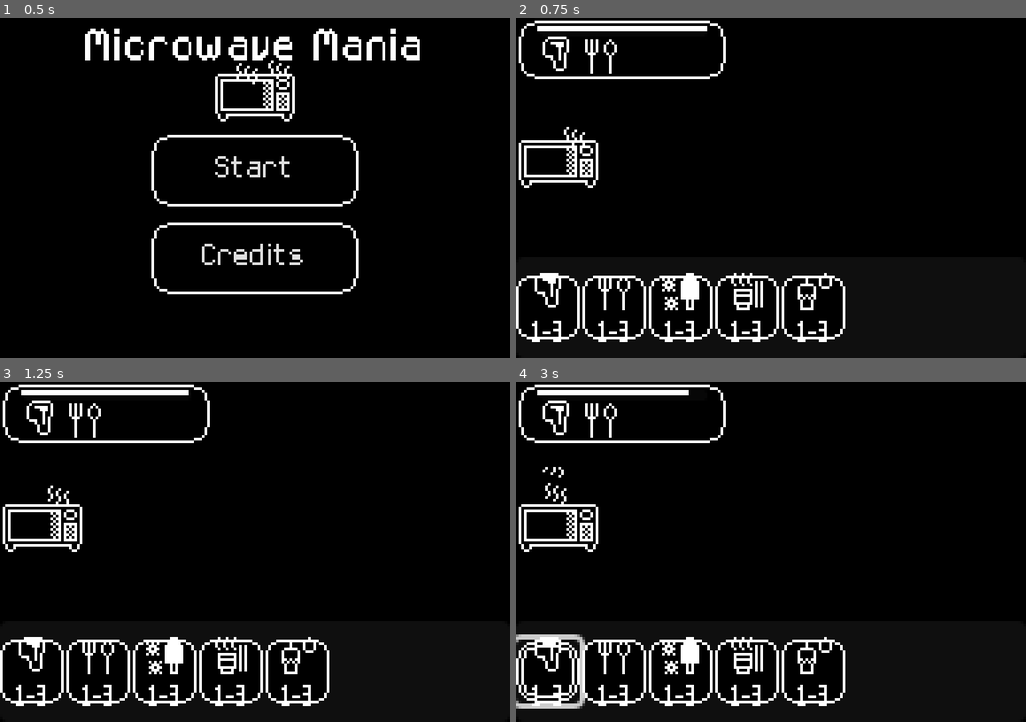
Above: before the commit, frames 1-4 (two rows, left to right).
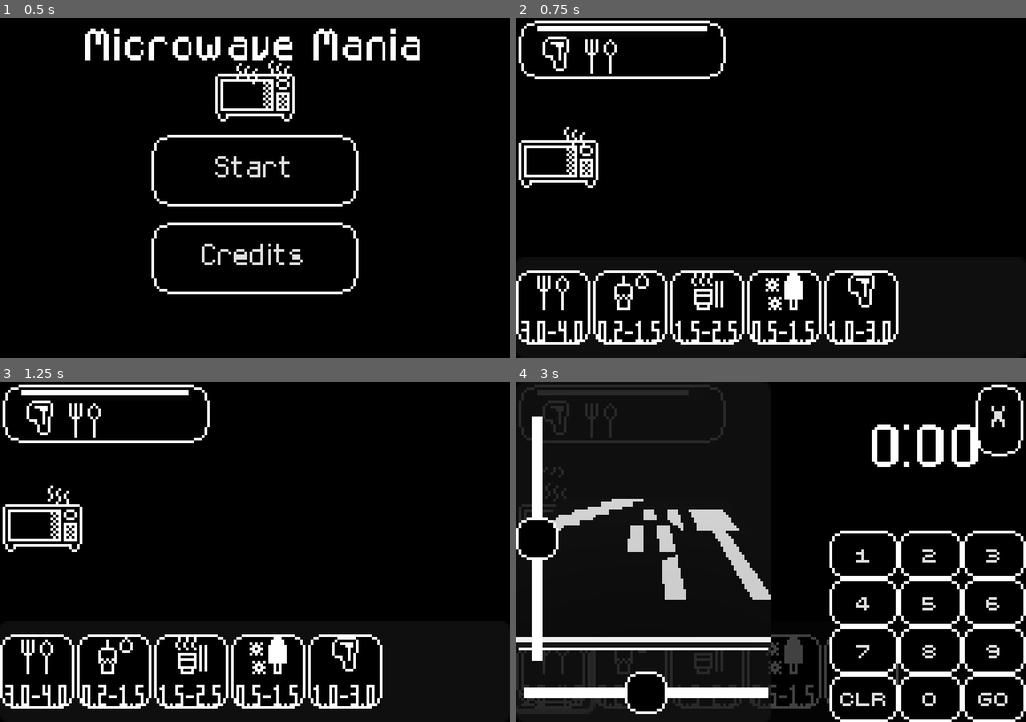
Above: after the commit, the same moments.

Repository: SpntKbrg/microwave-game
Game: Godot game, scene res://scenes/release/main_menu.tscn
The game is run twice, just before and just after one commit, with the same random seed, the same clock (stepped at 60 frames per second) and the same inputs.
Inputs (mouse positions are in pixels of both pictures, inside the frame that each line leads up to; where the layout moved, square brackets give the same spot in the first picture):
- Up to frame 1 (0.5 s): no input
- Up to frame 2 (0.75 s): click "Start" at 0.5 s
- Up to frame 3 (1.25 s): no input
- Up to frame 4 (3 s): click (623, 412) at 1.25 s; click (556, 511) at 2 s; click (551, 671) [546, 671] at 2.75 s

Frame 1 is identical in both runs. In frame 2, 6.1% of the frame differs, in the area x 0-75%, y 74-97%; in frame 3, 6.1%; in frame 4, 18%, in the area x 0-100%, y 0-100%.

Commit message:
connect item shelf with microwave modal

Diff:
--- /dev/null
+++ b/data/item_resources/foodbox.tres
@@ -0,0 +1,14 @@
+[gd_resource type="Resource" script_class="ItemResource" load_steps=4 format=3 uid="uid://bpyc3q1ouoyrj"]
+
+[ext_resource type="Texture2D" uid="uid://dod13b7pm1udo" path="res://assets/sprites/release/icons/foodbox.png" id="1_75eub"]
+[ext_resource type="PackedScene" uid="uid://bdljjh70tud5t" path="res://scenes/items/item_models/foodbox.tscn" id="1_ghrqw"]
+[ext_resource type="Script" uid="uid://bxh2n1v4fly8q" path="res://scripts/game/items/item_resource.gd" id="2_75eub"]
+
+[resource]
+script = ExtResource("2_75eub")
+item_type = 1
+model = ExtResource("1_ghrqw")
+icon = ExtResource("1_75eub")
+timer_min_second = 180
+timer_max_second = 240
+metadata/_custom_type_script = "uid://bxh2n1v4fly8q"
--- /dev/null
+++ b/data/item_resources/mug.tres
@@ -0,0 +1,14 @@
+[gd_resource type="Resource" script_class="ItemResource" load_steps=4 format=3 uid="uid://cmc4gda6a680w"]
+
+[ext_resource type="PackedScene" uid="uid://2v6lnu1yie2j" path="res://scenes/items/item_models/mug.tscn" id="1_6v5ip"]
+[ext_resource type="Texture2D" uid="uid://pi8xwiex7si8" path="res://assets/sprites/release/icons/mug.png" id="1_w1f14"]
+[ext_resource type="Script" uid="uid://bxh2n1v4fly8q" path="res://scripts/game/items/item_resource.gd" id="2_w1f14"]
+
+[resource]
+script = ExtResource("2_w1f14")
+item_type = 4
+model = ExtResource("1_6v5ip")
+icon = ExtResource("1_w1f14")
+timer_min_second = 15
+timer_max_second = 90
+metadata/_custom_type_script = "uid://bxh2n1v4fly8q"
--- /dev/null
+++ b/data/item_resources/noodle.tres
@@ -0,0 +1,14 @@
+[gd_resource type="Resource" script_class="ItemResource" load_steps=4 format=3 uid="uid://csb0enp3mhm8a"]
+
+[ext_resource type="Texture2D" uid="uid://crbyc55xh3m8" path="res://assets/sprites/release/icons/noodlecup.png" id="1_87h77"]
+[ext_resource type="PackedScene" uid="uid://2v6lnu1yie2j" path="res://scenes/items/item_models/mug.tscn" id="1_fnarm"]
+[ext_resource type="Script" uid="uid://bxh2n1v4fly8q" path="res://scripts/game/items/item_resource.gd" id="2_87h77"]
+
+[resource]
+script = ExtResource("2_87h77")
+item_type = 3
+model = ExtResource("1_fnarm")
+icon = ExtResource("1_87h77")
+timer_min_second = 90
+timer_max_second = 150
+metadata/_custom_type_script = "uid://bxh2n1v4fly8q"
--- /dev/null
+++ b/data/item_resources/popsicle.tres
@@ -0,0 +1,14 @@
+[gd_resource type="Resource" script_class="ItemResource" load_steps=4 format=3 uid="uid://d2e5li7hy2i6b"]
+
+[ext_resource type="Texture2D" uid="uid://c0px4lyaux3d5" path="res://assets/sprites/release/icons/popsicle.png" id="1_38kkf"]
+[ext_resource type="PackedScene" uid="uid://2ukow7lxxamj" path="res://scenes/items/item_models/popsicle.tscn" id="1_vydcc"]
+[ext_resource type="Script" uid="uid://bxh2n1v4fly8q" path="res://scripts/game/items/item_resource.gd" id="2_38kkf"]
+
+[resource]
+script = ExtResource("2_38kkf")
+item_type = 2
+model = ExtResource("1_vydcc")
+icon = ExtResource("1_38kkf")
+timer_min_second = 30
+timer_max_second = 90
+metadata/_custom_type_script = "uid://bxh2n1v4fly8q"
--- /dev/null
+++ b/data/item_resources/steak.tres
@@ -0,0 +1,13 @@
+[gd_resource type="Resource" script_class="ItemResource" load_steps=4 format=3 uid="uid://b307s50oc4t8n"]
+
+[ext_resource type="Script" uid="uid://bxh2n1v4fly8q" path="res://scripts/game/items/item_resource.gd" id="1_1rsci"]
+[ext_resource type="PackedScene" uid="uid://bt1ashl42m3xu" path="res://scenes/items/item_models/steak.tscn" id="1_4wga8"]
+[ext_resource type="Texture2D" uid="uid://cbq7lnunfoaie" path="res://assets/sprites/release/icons/steak.png" id="1_q58rl"]
+
+[resource]
+script = ExtResource("1_1rsci")
+model = ExtResource("1_4wga8")
+icon = ExtResource("1_q58rl")
+timer_min_second = 60
+timer_max_second = 180
+metadata/_custom_type_script = "uid://bxh2n1v4fly8q"
--- a/scenes/inspect_modal/item_scene/item_scene.tscn
+++ b/scenes/inspect_modal/item_scene/item_scene.tscn
@@ -26,6 +26,7 @@
 transform = Transform3D(1, 0, 0, 0, -4.371139e-08, 1, 0, -1, -4.371139e-08, 0, 0, -2)
 cast_shadow = 0
 shaded = true
+double_sided = false
 alpha_cut = 1
 texture_filter = 2
 texture = SubResource("ViewportTexture_qvher")
@@ -33,7 +34,7 @@
 [node name="SubViewport" type="SubViewport" parent="ItemHolder/Sticker"]
 transparent_bg = true
 gui_disable_input = true
-size = Vector2i(64, 32)
+size = Vector2i(32, 32)
 
 [node name="Sticker" parent="ItemHolder/Sticker/SubViewport" instance=ExtResource("3_2meiq")]
 
--- a/scenes/inspect_modal/sticker.tscn
+++ b/scenes/inspect_modal/sticker.tscn
@@ -55,6 +55,7 @@
 grow_vertical = 2
 
 [node name="TemperatureIcon" type="Sprite2D" parent="Panel/Control"]
+visible = false
 position = Vector2(52, 20)
 scale = Vector2(0.23, 0.23)
 texture = ExtResource("3_gck53")
--- a/scenes/item_shelf_button.tscn
+++ b/scenes/item_shelf_button.tscn
@@ -1,11 +1,11 @@
 [gd_scene load_steps=4 format=3 uid="uid://ba0bcphk06mt6"]
 
 [ext_resource type="Theme" uid="uid://cwt57yrv5fqbq" path="res://assets/ui/main_theme.tres" id="1_8ar06"]
-[ext_resource type="PackedScene" uid="uid://7np8gifga1h2" path="res://scenes/item_icon.tscn" id="2_attft"]
 [ext_resource type="Script" uid="uid://dc5nyfcxmqnhx" path="res://scripts/game/item_shelf_button.gd" id="2_o7mih"]
+[ext_resource type="Texture2D" uid="uid://c0px4lyaux3d5" path="res://assets/sprites/release/icons/popsicle.png" id="3_attft"]
 
 [node name="ItemShelfButton" type="Button" node_paths=PackedStringArray("__item_icon", "__item_time_hint")]
-custom_minimum_size = Vector2(24, 24)
+custom_minimum_size = Vector2(28, 28)
 size_flags_horizontal = 4
 size_flags_vertical = 4
 theme = ExtResource("1_8ar06")
@@ -15,17 +15,20 @@
 __item_time_hint = NodePath("ShelfContainer/TimeHint")
 
 [node name="ShelfContainer" type="VBoxContainer" parent="."]
-layout_mode = 1
-anchors_preset = 15
-anchor_right = 1.0
-anchor_bottom = 1.0
+layout_mode = 0
+offset_right = 28.0
+offset_bottom = 28.0
 grow_horizontal = 2
 grow_vertical = 2
 theme = ExtResource("1_8ar06")
 
-[node name="ItemIcon" parent="ShelfContainer" instance=ExtResource("2_attft")]
+[node name="ItemIcon" type="TextureRect" parent="ShelfContainer"]
+custom_minimum_size = Vector2(16, 16)
 layout_mode = 2
 size_flags_horizontal = 4
+size_flags_vertical = 4
+texture = ExtResource("3_attft")
+expand_mode = 5
 
 [node name="TimeHint" type="Label" parent="ShelfContainer"]
 layout_mode = 2
--- a/scenes/items/item_models/foodbox.tscn
+++ b/scenes/items/item_models/foodbox.tscn
@@ -3,7 +3,7 @@
 [ext_resource type="PackedScene" uid="uid://4fjijrod57p4" path="res://assets/models/release/foodbox.gltf" id="1_hfuw5"]
 
 [sub_resource type="BoxShape3D" id="BoxShape3D_mkhat"]
-size = Vector3(1, 0.25, 1)
+size = Vector3(1, 0.2510376, 1)
 
 [node name="Foodbox" type="Node3D"]
 
@@ -12,4 +12,5 @@
 [node name="StaticBody3D" type="StaticBody3D" parent="."]
 
 [node name="CollisionShape3D" type="CollisionShape3D" parent="StaticBody3D"]
+transform = Transform3D(1, 0, 0, 0, 1, 0, 0, 0, 1, 0, 0.000579834, 0)
 shape = SubResource("BoxShape3D_mkhat")
--- a/scenes/release/real_game_scene.tscn
+++ b/scenes/release/real_game_scene.tscn
@@ -7,12 +7,19 @@
 [ext_resource type="PackedScene" uid="uid://derbaklq8t1ja" path="res://scenes/customer_button.tscn" id="6_hshn4"]
 [ext_resource type="Script" uid="uid://ljise6jjaffs" path="res://scripts/game/scene/game_system.gd" id="7_e1xsh"]
 [ext_resource type="PackedScene" uid="uid://nlci6v88mta7" path="res://scenes/customer_ui_data.tscn" id="8_e38y6"]
+[ext_resource type="Script" uid="uid://bxh2n1v4fly8q" path="res://scripts/game/items/item_resource.gd" id="8_xwxs8"]
+[ext_resource type="Resource" uid="uid://b307s50oc4t8n" path="res://data/item_resources/steak.tres" id="9_37101"]
+[ext_resource type="Resource" uid="uid://bpyc3q1ouoyrj" path="res://data/item_resources/foodbox.tres" id="10_5rj2t"]
 [ext_resource type="PackedScene" uid="uid://c0exhmaqenhwk" path="res://scenes/release/microwave_inspect.tscn" id="11_hshn4"]
+[ext_resource type="Resource" uid="uid://d2e5li7hy2i6b" path="res://data/item_resources/popsicle.tres" id="11_ietqi"]
 [ext_resource type="Script" uid="uid://bd5q8fk3w4qkd" path="res://scripts/input_state_handler.gd" id="11_s1gd3"]
+[ext_resource type="Resource" uid="uid://csb0enp3mhm8a" path="res://data/item_resources/noodle.tres" id="12_g4s6n"]
 [ext_resource type="Script" uid="uid://m1inrb5fw6sd" path="res://scripts/game/microwave_spawner.gd" id="12_jvgw3"]
 [ext_resource type="PackedScene" uid="uid://djkscwfg3u4pk" path="res://scenes/model_resource.tscn" id="12_s1gd3"]
+[ext_resource type="Resource" uid="uid://cmc4gda6a680w" path="res://data/item_resources/mug.tres" id="13_ofqx1"]
 [ext_resource type="Script" uid="uid://cso81fb444n4e" path="res://scripts/game/item_shelf_spawner.gd" id="14_fij0q"]
 [ext_resource type="PackedScene" uid="uid://cucl236n4hfwi" path="res://scenes/items/ItemFactory.tscn" id="14_h88xt"]
+[ext_resource type="Script" uid="uid://yaflfsrycvvw" path="res://scripts/resources/item_library.gd" id="15_37101"]
 [ext_resource type="PackedScene" path="res://scenes/customer_system.tscn" id="15_fij0q"]
 
 [sub_resource type="Resource" id="Resource_jvgw3"]
@@ -81,16 +88,18 @@
 visible = false
 layout_mode = 1
 
-[node name="GameSystem" type="Node" parent="." node_paths=PackedStringArray("customer_system", "item_factory", "microwave_inspect", "input_state_handler", "__customer_data_holder", "__customer_button_container")]
+[node name="GameSystem" type="Node" parent="." node_paths=PackedStringArray("customer_system", "item_factory", "microwave_inspect", "input_state_handler", "item_shelf_spawner", "__customer_data_holder", "__customer_button_container")]
 script = ExtResource("7_e1xsh")
 customer_system = NodePath("CustomerSystem")
 item_factory = NodePath("ItemFactory")
 microwave_inspect = NodePath("../MicrowaveInspect")
 input_state_handler = NodePath("InputStateHandler")
+item_shelf_spawner = NodePath("ItemShelfSpawner")
 __customer_data_holder = NodePath("CustomerList")
 __customer_button_container = NodePath("../CustomerRow/CustomerButtonContainer")
 __customer_node_template = ExtResource("8_e38y6")
 __customer_button_template = ExtResource("6_hshn4")
+__item_resources = Array[ExtResource("8_xwxs8")]([ExtResource("10_5rj2t"), ExtResource("13_ofqx1"), ExtResource("12_g4s6n"), ExtResource("11_ietqi"), ExtResource("9_37101")])
 
 [node name="ItemFactory" parent="GameSystem" instance=ExtResource("14_h88xt")]
 
@@ -110,3 +119,7 @@
 script = ExtResource("14_fij0q")
 __item_shelf = NodePath("../../ItemRow/ItemShelf")
 __item_shelf_btn_template = ExtResource("3_n7wt1")
+
+[node name="ItemLibrary" type="Node" parent="."]
+script = ExtResource("15_37101")
+__item_resources = Array[ExtResource("8_xwxs8")]([ExtResource("10_5rj2t"), ExtResource("13_ofqx1"), ExtResource("12_g4s6n"), ExtResource("11_ietqi"), ExtResource("9_37101")])
--- a/scripts/game/game_manager.gd
+++ b/scripts/game/game_manager.gd
@@ -1,28 +1,28 @@
 extends Node
 
-@export var microwave_set: Array[MicrowaveSpec]
-@export var spawn_timer: Timer
-@export var spawn_interval_ms: int
-@export var spawn_point: Node
-@export var model_resource: ModelResource
-@export var item_scene: PackedScene
-# Called when the node enters the scene tree for the first time.
-func _ready() -> void:
-	var microwave_factory = MicrowaveFactory.new();
-	for microwave in microwave_set:
-		var mw = microwave_factory.create(microwave);
-		var game_scene = get_parent()
-		game_scene.add_child.call_deferred(mw)
-		mw.position = Vector2(200.0,200.0)
-	spawn_timer.timeout.connect(on_spawn_item)
-	spawn_timer.start(spawn_interval_ms / 1000.0)
+# @export var microwave_set: Array[MicrowaveSpec]
+# @export var spawn_timer: Timer
+# @export var spawn_interval_ms: int
+# @export var spawn_point: Node
+# @export var model_resource: ModelResource
+# @export var item_scene: PackedScene
+# # Called when the node enters the scene tree for the first time.
+# func _ready() -> void:
+# 	var microwave_factory = MicrowaveFactory.new();
+# 	for microwave in microwave_set:
+# 		var mw = microwave_factory.create(microwave);
+# 		var game_scene = get_parent()
+# 		game_scene.add_child.call_deferred(mw)
+# 		mw.position = Vector2(200.0,200.0)
+# 	spawn_timer.timeout.connect(on_spawn_item)
+# 	spawn_timer.start(spawn_interval_ms / 1000.0)
 
-# todo: need spawn from customer order
-func on_spawn_item():
-	var model_data = model_resource.getModel(UtilType.ItemType.STEAK);
-	var item_data = ItemData.new(UtilType.ItemType.STEAK, 5, UtilType.WaveTemperature.MEDIUM, model_data.raw_model, model_data.cooked_model);
-	var model = item_scene.instantiate() as ItemModel
-	model.set_data(item_data)
-	model.position = Vector2.ZERO
-	spawn_point.add_child(model)
-	spawn_timer.start(spawn_interval_ms / 1000.0)
+# # todo: need spawn from customer order
+# func on_spawn_item():
+# 	var model_data = model_resource.getModel(UtilType.ItemType.STEAK);
+# 	var item_data = ItemData.new(UtilType.ItemType.STEAK, 5, UtilType.WaveTemperature.MEDIUM, model_data.raw_model, model_data.cooked_model);
+# 	var model = item_scene.instantiate() as ItemModel
+# 	model.set_data(item_data)
+# 	model.position = Vector2.ZERO
+# 	spawn_point.add_child(model)
+# 	spawn_timer.start(spawn_interval_ms / 1000.0)
--- a/scripts/game/item_shelf_button.gd
+++ b/scripts/game/item_shelf_button.gd
@@ -2,9 +2,13 @@
 extends Button
 
 
-@export var __item_icon: ItemIcon
+@export var __item_icon: TextureRect
 @export var __item_time_hint: Label
 
 
-func setup(item_type: UtilType.ItemType) -> void:
-	__item_icon.setup(item_type)
+func setup(item: ItemResource) -> void:
+	__item_icon.texture = item.icon
+	__item_time_hint.text = "%.1f-%.1f" % [
+		floori(item.timer_min_second / 60.0 * 10) / 10.0,
+		floori(item.timer_max_second / 60.0 * 10) / 10.0
+	]
--- a/scripts/game/item_shelf_spawner.gd
+++ b/scripts/game/item_shelf_spawner.gd
@@ -5,9 +5,14 @@
 @export var __item_shelf: Node
 @export var __item_shelf_btn_template: PackedScene
 
-func _ready() -> void:
-	for i in UtilType.ItemType.values():
+signal on_item_selected(item_type: int)
+
+func setup(item_list: Dictionary[UtilType.ItemType, ItemResource]) -> void:
+	for item in item_list.values() as Array[ItemResource]:
 		var icon_node = __item_shelf_btn_template.instantiate()
-		var item_icon := icon_node as ItemShelfButton
-		__item_shelf.add_child(item_icon)
-		item_icon.setup(i)
+		var item_button := icon_node as ItemShelfButton
+		__item_shelf.add_child(item_button)
+		item_button.setup(item)
+		item_button.pressed.connect(func () -> void:
+			on_item_selected.emit(item.item_type)
+		)
--- /dev/null
+++ b/scripts/game/items/item_resource.gd
@@ -0,0 +1,8 @@
+class_name ItemResource
+extends Resource
+
+@export var item_type: UtilType.ItemType
+@export var model: PackedScene
+@export var icon: Texture2D
+@export var timer_min_second: int
+@export var timer_max_second: int
--- a/scripts/game/microwave_inspect.gd
+++ b/scripts/game/microwave_inspect.gd
@@ -7,6 +7,7 @@
 @export var close_button: Button
 
 func _ready() -> void:
+	microwave_ui.start_button.pressed.connect(func(): self.visible = false)
 	close_button.pressed.connect(func(): self.visible = false)
 
 func get_microwave_ui() -> BasicMicrowaveUI:
--- a/scripts/game/scene/game_system.gd
+++ b/scripts/game/scene/game_system.gd
@@ -7,6 +7,7 @@
 @export var item_factory: ItemFactory
 @export var microwave_inspect: MicrowaveInspect
 @export var input_state_handler: InputStateHandler
+@export var item_shelf_spawner: ItemShelfSpawner
 
 @export_category("Internal")
 @export var __customer_data_holder: Node
@@ -17,9 +18,12 @@
 @export var __customer_button_template: PackedScene # CustomerButton
 
 @export_category("Data")
-@export var __item_data: Dictionary[UtilType.ItemType, ItemData]
+@export var __item_resources: Array[ItemResource]
+
+var __item_data: Dictionary[UtilType.ItemType, ItemResource]
 
 func _ready() -> void:
+	setup()
 	__subscribe_events()
 	start_game()
 
@@ -28,9 +32,23 @@
 	customer_system.on_add_customer.connect(on_event_customer_add)
 	input_state_handler.signal_show_microwave_ui.connect(func (is_showing: bool, item_type_id: int):
 		microwave_inspect.visible = is_showing
-		var item = __item_data.get(item_type_id as UtilType.ItemType)
+		var item_resource := __item_data.get(item_type_id as UtilType.ItemType) as ItemResource
+		var item = ItemData.new(
+			item_type_id,
+			randi_range(item_resource.timer_min_second, item_resource.timer_max_second),
+			UtilType.WaveTemperature.LOW,
+			item_resource.model,
+			item_resource.model
+		)
 		microwave_inspect.setup(item)
 	)
+	item_shelf_spawner.on_item_selected.connect(input_state_handler.on_select_item)
+
+func setup() -> void:
+	__item_data = {}
+	for item in __item_resources:
+		__item_data.set(item.item_type, item)
+	item_shelf_spawner.setup(__item_data)
 
 func start_game() -> void:
 	customer_system.set_running(true)
--- a/scripts/mockup/test_item_model.gd
+++ b/scripts/mockup/test_item_model.gd
@@ -1,25 +1,25 @@
 extends Node2D
 
-@onready var item: ItemModel = $ItemModel;
-@onready var low_button: Button = $CanvasLayer/Control/HBoxContainer/low_tick;
-@onready var medium_button: Button = $CanvasLayer/Control/HBoxContainer/medium_tick;
-@onready var high_button: Button = $CanvasLayer/Control/HBoxContainer/high_tick;
-@onready var reset_button: Button = $CanvasLayer/Control/HBoxContainer/Reset;
-@onready var model_resource: ModelResource = $ModelResource;
+# @onready var item: ItemModel = $ItemModel;
+# @onready var low_button: Button = $CanvasLayer/Control/HBoxContainer/low_tick;
+# @onready var medium_button: Button = $CanvasLayer/Control/HBoxContainer/medium_tick;
+# @onready var high_button: Button = $CanvasLayer/Control/HBoxContainer/high_tick;
+# @onready var reset_button: Button = $CanvasLayer/Control/HBoxContainer/Reset;
+# @onready var model_resource: ModelResource = $ModelResource;
 
-func _ready() -> void:
-	var model_data = model_resource.getModel(UtilType.ItemType.STEAK);
-	var item_data = ItemData.new(UtilType.ItemType.STEAK, 5, UtilType.WaveTemperature.MEDIUM, model_data.raw_model, model_data.cooked_model);
-	item.set_data(item_data);
-	var screen_size = get_viewport().size
-	item.position = Vector2(screen_size.x / 2, screen_size.y / 2);
-	var low_method = MicrowaveMethod.new();
-	low_method.temperature = UtilType.WaveTemperature.LOW;
-	low_button.pressed.connect(func (): item.tick(low_method));
-	var medium_method = MicrowaveMethod.new();
-	medium_method.temperature = UtilType.WaveTemperature.MEDIUM;
-	medium_button.pressed.connect(func (): item.tick(medium_method));
-	var high_method = MicrowaveMethod.new();
-	high_method.temperature = UtilType.WaveTemperature.HIGH;
-	high_button.pressed.connect(func (): item.tick(high_method));
-	reset_button.pressed.connect(func (): item.reset());
+# func _ready() -> void:
+# 	var model_data = model_resource.getModel(UtilType.ItemType.STEAK);
+# 	var item_data = ItemData.new(UtilType.ItemType.STEAK, 5, UtilType.WaveTemperature.MEDIUM, model_data.raw_model, model_data.cooked_model);
+# 	item.set_data(item_data);
+# 	var screen_size = get_viewport().size
+# 	item.position = Vector2(screen_size.x / 2, screen_size.y / 2);
+# 	var low_method = MicrowaveMethod.new();
+# 	low_method.temperature = UtilType.WaveTemperature.LOW;
+# 	low_button.pressed.connect(func (): item.tick(low_method));
+# 	var medium_method = MicrowaveMethod.new();
+# 	medium_method.temperature = UtilType.WaveTemperature.MEDIUM;
+# 	medium_button.pressed.connect(func (): item.tick(medium_method));
+# 	var high_method = MicrowaveMethod.new();
+# 	high_method.temperature = UtilType.WaveTemperature.HIGH;
+# 	high_button.pressed.connect(func (): item.tick(high_method));
+# 	reset_button.pressed.connect(func (): item.reset());
Not shown: 1 places in scenes/model_resource.tscn that only renumber resources
Not shown: 1 places in scenes/release/real_game_scene.tscn that only renumber resources
Not shown, added: scripts/game/items/item_resource.gd.uid
